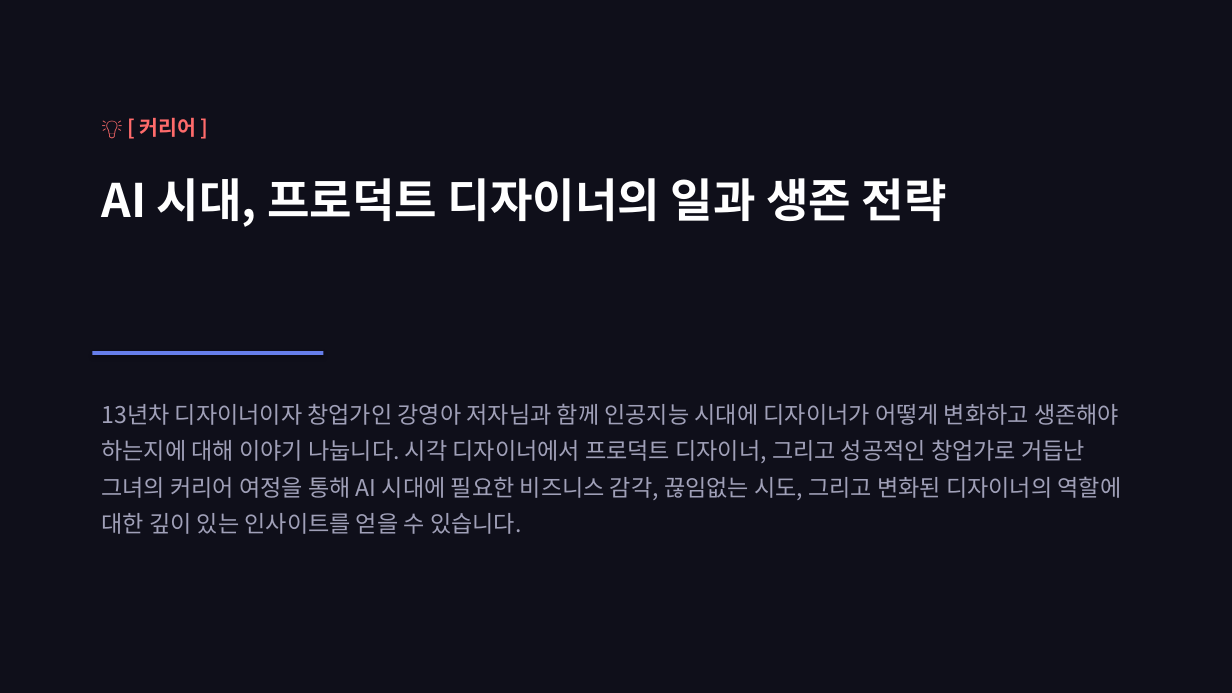
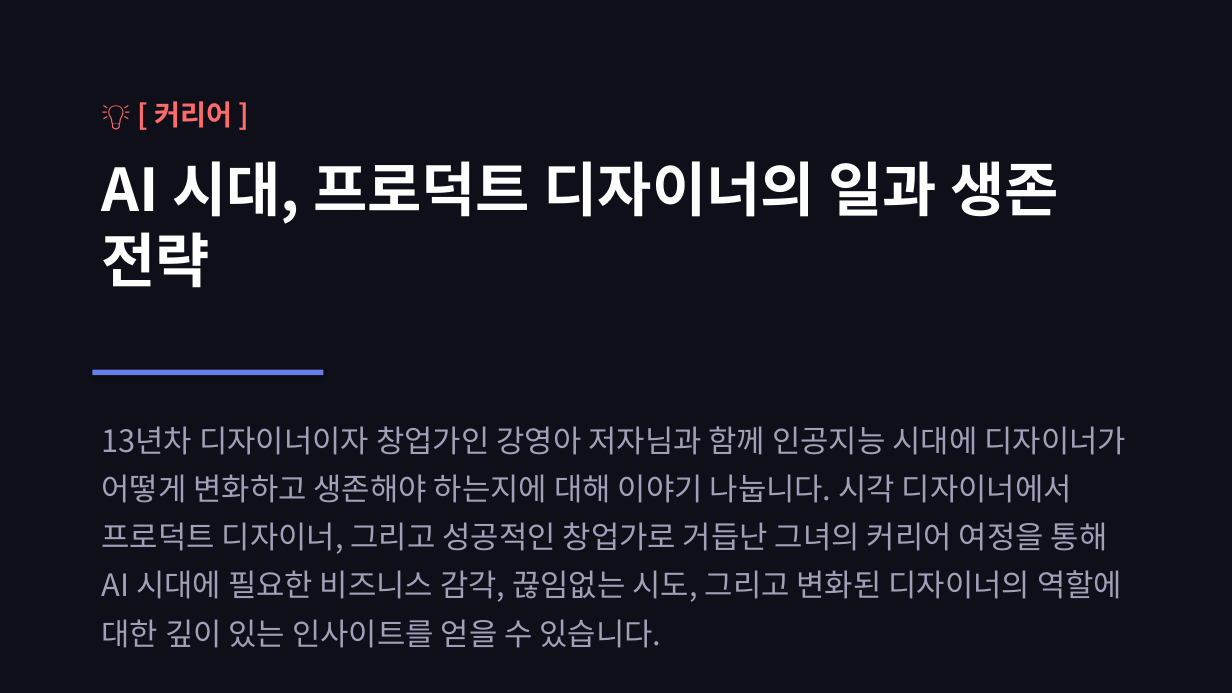
Before and after one commit to meesokim/my-youtube-gallary, a slide deck: slide 1 of docs/ai-era-designer-survival-strategy.pptx. Drawn at 1232x693 pixels with LibreOffice and Linux fonts; fonts in the diff are those of the drawing. Boxes give left, top, right and bottom in pixels: in the first picture for what was removed or moved away, otherwise in the second. Text is boxed around its words. In the diff, an @@ line names an element or a change of style, - is before the commit and + after.

Commit message:
feat: Enlarge cover slide font sizes and add YouTube recommendation form to index

```diff
--- a/docs/ai-era-designer-survival-strategy.pptx
+++ b/docs/ai-era-designer-survival-strategy.pptx
@@ text "💡 [ 커리어 ]": place and size @@
-text "💡 [ 커리어 ]" at (140,117,197,137)
+text "💡 [ 커리어 ]" at (154,101,232,128)
@@ text "💡 [ 커리어 ]" at (154,101,232,128): size 16 to 22 pt @@
@@ text "AI 시대, 프로덕트 디자이너의 일과 ...": place and size @@
-text "AI 시대, 프로덕트 디자이너의 일과 ..." at (101,178,947,227)
+text "AI 시대, 프로덕트 디자이너의 일과 ..." at (101,161,1059,288)
@@ text "AI 시대, 프로덕트 디자이너의 일과 ..." at (101,161,1059,288): size 36 to 46 pt @@
@@ rectangle: place and size @@
-rectangle at (92,351,323,355)
+rectangle at (92,370,323,375)
@@ text "13년차 디자이너이자 창업가인 강영아 저자님과 ...": place and size @@
-text "13년차 디자이너이자 창업가인 강영아 저자님과 ..." at (101,403,1122,534)
+text "13년차 디자이너이자 창업가인 강영아 저자님과 ..." at (101,426,1126,648)
@@ text "13년차 디자이너이자 창업가인 강영아 저자님과 ..." at (101,426,1126,648): size 18 to 24 pt @@
```
Also in this commit, not shown: 11 other files.
